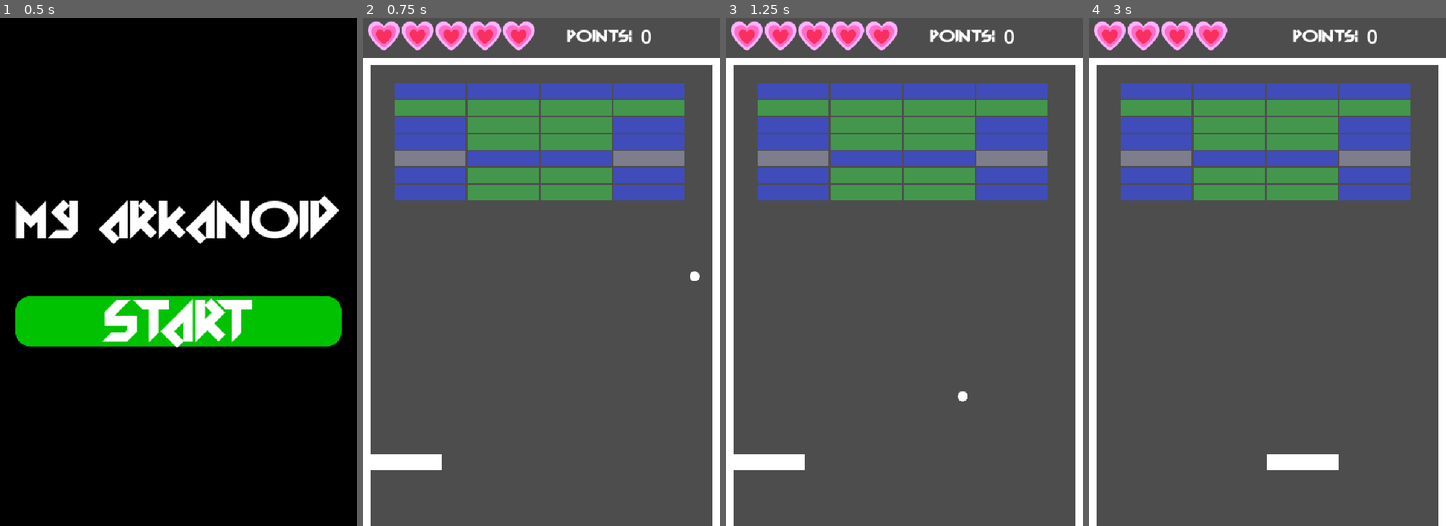
Above: before the commit, frames 1-4 (left to right).
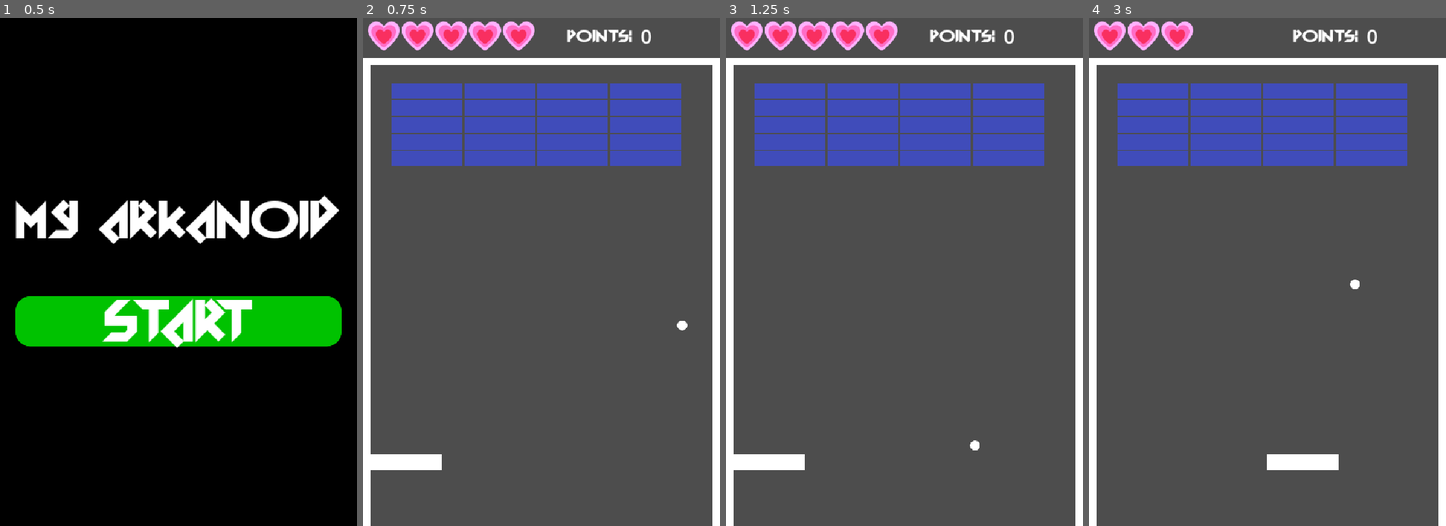
Above: after the commit, the same moments.

Repository: perezosoman/simple-arkanoid
Game: Godot game, scene res://scenes/main.tscn
The game is run twice, just before and just after one commit, with the same random seed, the same clock (stepped at 60 frames per second) and the same inputs.
Inputs (mouse positions are in pixels of both pictures, inside the frame that each line leads up to):
- Up to frame 1 (0.5 s): no input
- Up to frame 2 (0.75 s): click "START" at 0.5 s
- Up to frame 3 (1.25 s): no input
- Up to frame 4 (3 s): move the mouse to (1346, 246) at 1.27 s; press the mouse at (1346, 246) at 1.28 s; move the mouse to (1196, 297) at 2.02 s; release the mouse at (1196, 297) at 2.03 s; click (1196, 297) at 2.1 s; move the mouse to (1303, 160) at 2.77 s; press the mouse at (1303, 160) at 2.78 s

Frame 1 is identical in both runs. In frame 2, 12% of the frame differs, in the area x 8-95%, y 12-62%; in frame 3, 12%; in frame 4, 12%, in the area x 8-91%, y 0-54%.

Commit message:
Cambio de orden

Diff:
--- a/scenes/main.tscn
+++ b/scenes/main.tscn
@@ -11,7 +11,7 @@
 
 [node name="Main" type="Node"]
 script = ExtResource("1_lquwl")
-levels = Array[PackedScene]([ExtResource("2_tipki"), ExtResource("3_tbgi4"), ExtResource("2_jyhfs")])
+levels = Array[PackedScene]([ExtResource("2_jyhfs"), ExtResource("3_tbgi4"), ExtResource("2_tipki")])
 
 [node name="Welcome" parent="." instance=ExtResource("2_0wfyh")]
 
